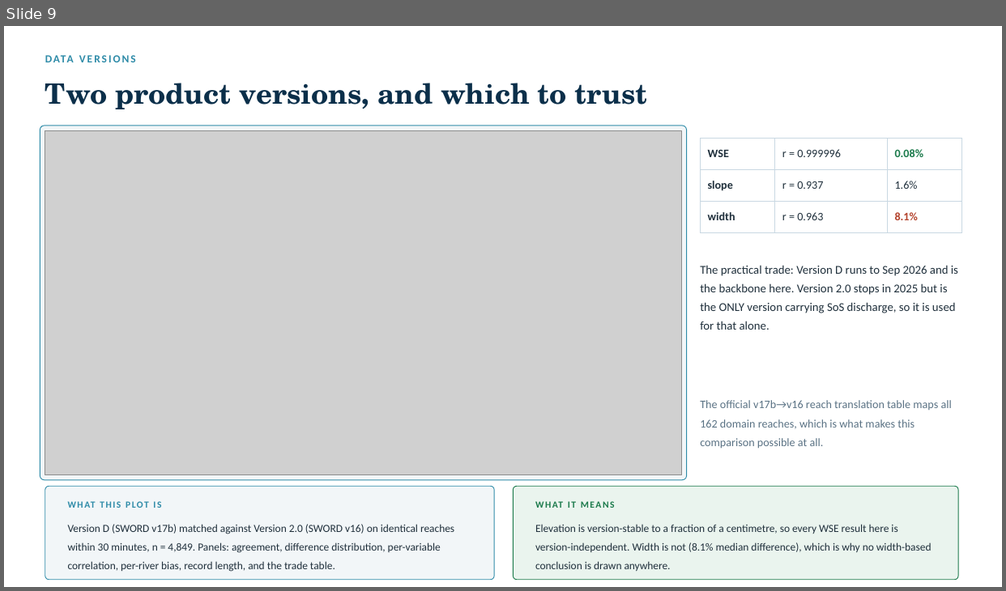
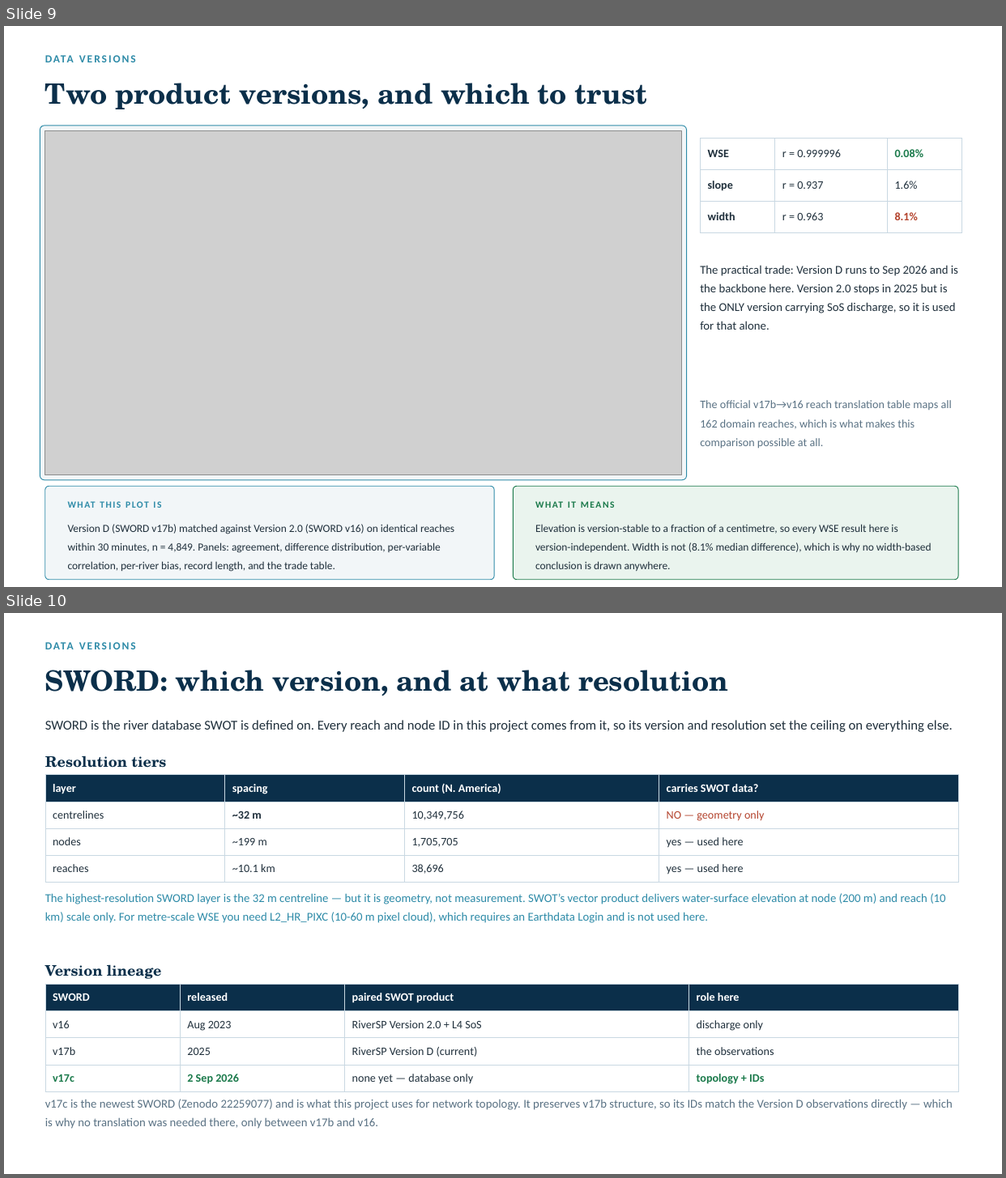
Before and after one commit to tmittal22/swot-kotzebue-sound, a slide deck: deck/Kotzebue_Full_Deck.pptx. Shown one above the other, each under a label of ours: slide 9 before the commit, slides 9 and 10 after it. The pictures are 1006x591 and 1006x1178 pixels, drawn with LibreOffice and Linux fonts; fonts in the diff are those of the drawing; grey boxes stand for pictures. Boxes give left, top, right and bottom in pixels: in the first picture for what was removed or moved away, otherwise in the second. Text is boxed around its words. In the diff, an @@ line names an element or a change of style, - is before the commit and + after.

```diff
--- a/deck/Kotzebue_Full_Deck.pptx
+++ b/deck/Kotzebue_Full_Deck.pptx
@@ slide 10 added at [4, 613, 1002, 1174], background #FFFFFF @@
@@ text added at [45, 636, 868, 655], 10.5 pt, text #2E8BA8, bold @@
+DATA VERSIONS
@@ text added at [45, 670, 728, 696], 27 pt, text #0B2F4A, bold @@
+SWORD: which version, and at what resolution
@@ text added at [45, 720, 953, 732], 13 pt, text #20303C @@
+SWORD is the river database SWOT is defined on. Every reach and node ID in this project comes from it, so its version and resolution set the ceiling on everything else.
@@ text added at [45, 756, 166, 768], 14 pt, text #0B2F4A, bold @@
+Resolution tiers
@@ table added at [45, 775, 958, 878], 4 rows, 4 columns @@
+layer | spacing | count (N. America) | carries SWOT data?
+centrelines | ~32 m | 10,349,756 | NO — geometry only
+nodes | ~199 m | 1,705,705 | yes — used here
+reaches | ~10.1 km | 38,696 | yes — used here
@@ text added at [45, 893, 945, 923], 11.5 pt, text #2E8BA8 @@
+The highest-resolution SWORD layer is the 32 m centreline — but it is geometry, not measurement. SWOT’s vector product delivers water-surface elevation at node (200 m) and reach (10 km) scale only. For metre-scale WSE you need L2_HR_PIXC (10-60 m pixel cloud), which requires an Earthdata Login and is not used here.
@@ text added at [45, 965, 162, 979], 14 pt, text #0B2F4A, bold @@
+Version lineage
@@ table added at [45, 984, 958, 1088], 4 rows, 4 columns @@
+SWORD | released | paired SWOT product | role here
+v16 | Aug 2023 | RiverSP Version 2.0 + L4 SoS | discharge only
+v17b | 2025 | RiverSP Version D (current) | the observations
+v17c | 2 Sep 2026 | none yet — database only | topology + IDs
@@ text added at [45, 1099, 953, 1129], 11.5 pt, text #5A7284 @@
+v17c is the newest SWORD (Zenodo 22259077) and is what this project uses for network topology. It preserves v17b structure, so its IDs match the Version D observations directly — which is why no translation was needed there, only between v17b and v16.
```
Also in this commit, not shown: 1 other file.
